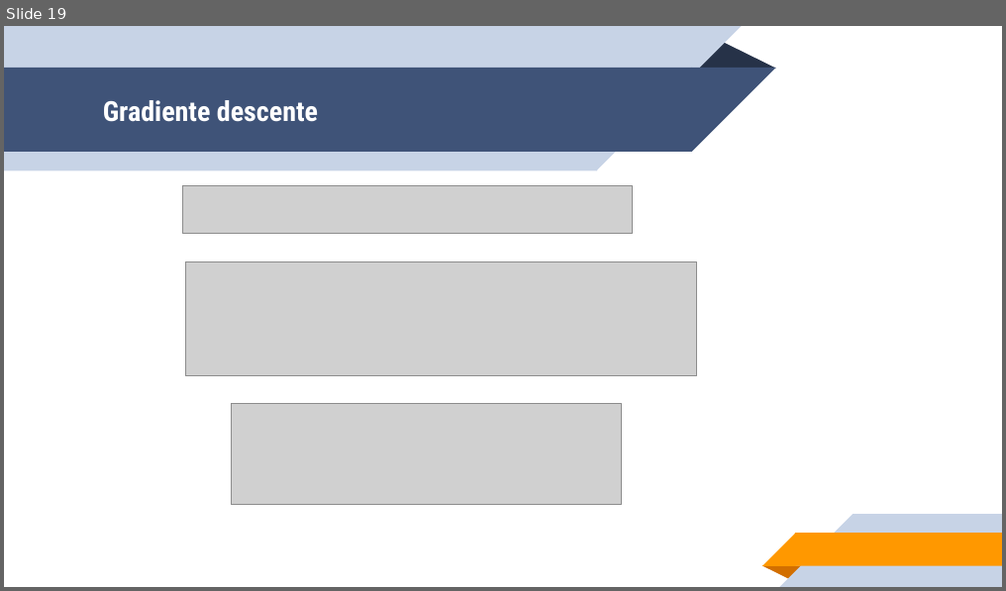
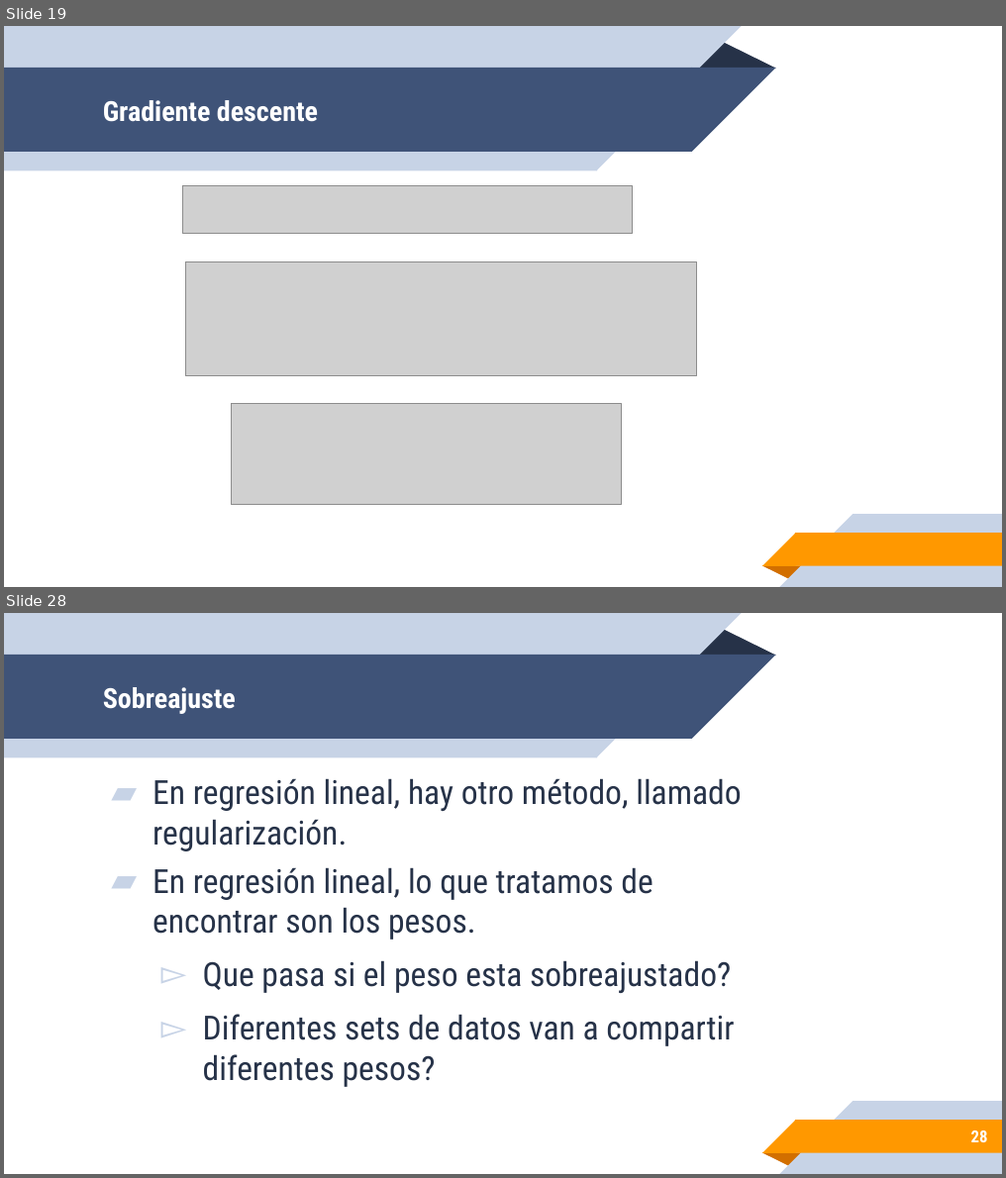
Before and after one commit to leonpalafox/aiclase, a slide deck: Slides/UPAI2019_15.pptx. Shown one above the other, each under a label of ours: slide 19 before the commit, slides 19 and 28 after it; the slides between them are not shown. The pictures are 1006x591 and 1006x1178 pixels, drawn with LibreOffice and Linux fonts; fonts in the diff are those of the drawing; grey boxes stand for pictures; background and template pictures are left out. Boxes give left, top, right and bottom in pixels: in the first picture for what was removed or moved away, otherwise in the second. Text is boxed around its words. In the diff, an @@ line names an element or a change of style, - is before the commit and + after.

```diff
--- a/Slides/UPAI2019_15.pptx
+++ b/Slides/UPAI2019_15.pptx
@@ slide 28 added at <box>4,613,1002,1174</box>, background #FFFFFF; not listed: 10 template elements that a slide beside it also shows @@
@@ title added at <box>103,687,236,714</box>, 20 pt, text #FFFFFF, bold @@
+Sobreajuste
@@ text added at <box>152,778,741,1087</box>, 24 pt, text #263248 @@
+▰ En regresión lineal, hay otro método, llamado regularización.
+▰ En regresión lineal, lo que tratamos de encontrar son los pesos.
+  ▻ Que pasa si el peso esta sobreajustado?
+  ▻ Diferentes sets de datos van a compartir diferentes pesos?
@@ page number added at <box>971,1131,988,1143</box>, 12 pt, text #FFFFFF, bold @@
+28
```
Also in this commit, not shown: 14 other slides added, 1 slide removed.
